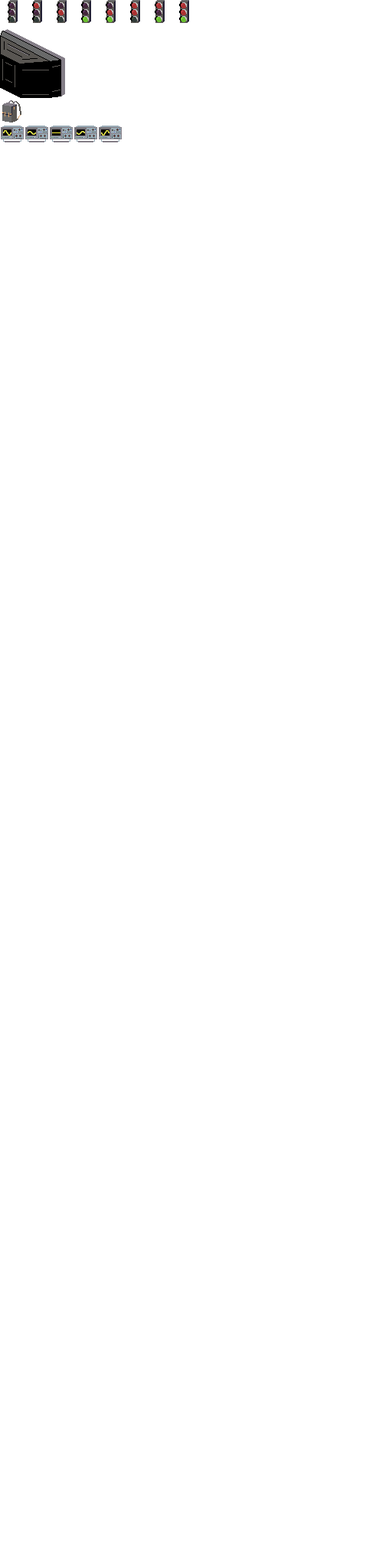
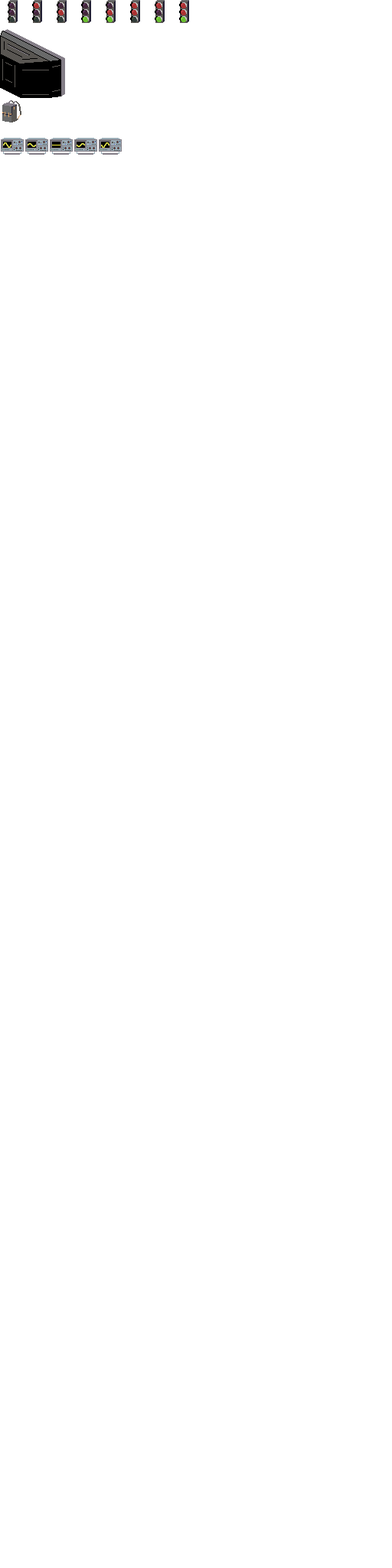
The second 392px x 1568px image is a revision of the first. Changes to its layers:
added layer "oszilloskop-sheet.png #1" above "oszilloskop-sheet.png" over left=0, top=137, right=122, bottom=155
painted on "oszilloskop-sheet.png" over left=0, top=125, right=122, bottom=143
